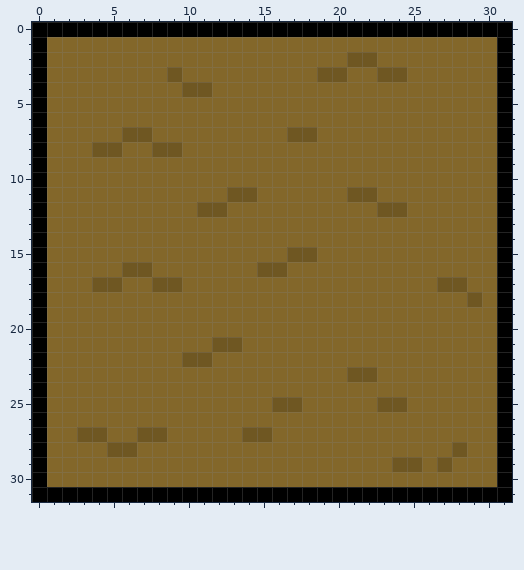
Two states of a pixel-art sprite, assets/tilemap/dry_soil.png. This is how it looked before the edit.
The file is 32x32 pixels. Colours within 5 levels of each other are drawn and written as one.
Once edited:
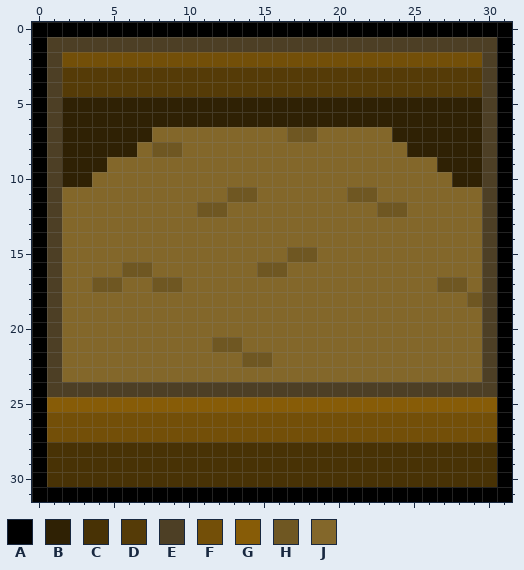
Palette (. is transparent): A #000000  B #2f2104  C #483205  D #553b07  E #4d3f25  F #734f08  G #875c07  H #6f5722  J #83672a
The commit says: Made the soil patches into boxes.
Difference:
@@ x 0..31 @@
  0 AAAAAAAAAAAAAAAAAAAAAAAAAAAAAAAA
- 1 AJJJJJJJJJJJJJJJJJJJJJJJJJJJJJJA
- 2 AJJJJJJJJJJJJJJJJJJJJHHJJJJJJJJA
- 3 AJJJJJJJJHJJJJJJJJJHHJJHHJJJJJJA
- 4 AJJJJJJJJJHHJJJJJJJJJJJJJJJJJJJA
- 5 AJJJJJJJJJJJJJJJJJJJJJJJJJJJJJJA
- 6 AJJJJJJJJJJJJJJJJJJJJJJJJJJJJJJA
- 7 AJJJJJHHJJJJJJJJJHHJJJJJJJJJJJJA
- 8 AJJJHHJJHHJJJJJJJJJJJJJJJJJJJJJA
- 9 AJJJJJJJJJJJJJJJJJJJJJJJJJJJJJJA
-10 AJJJJJJJJJJJJJJJJJJJJJJJJJJJJJJA
-11 AJJJJJJJJJJJJHHJJJJJJHHJJJJJJJJA
-12 AJJJJJJJJJJHHJJJJJJJJJJHHJJJJJJA
-13 AJJJJJJJJJJJJJJJJJJJJJJJJJJJJJJA
-14 AJJJJJJJJJJJJJJJJJJJJJJJJJJJJJJA
-15 AJJJJJJJJJJJJJJJJHHJJJJJJJJJJJJA
-16 AJJJJJHHJJJJJJJHHJJJJJJJJJJJJJJA
-17 AJJJHHJJHHJJJJJJJJJJJJJJJJJHHJJA
-18 AJJJJJJJJJJJJJJJJJJJJJJJJJJJJHJA
-19 AJJJJJJJJJJJJJJJJJJJJJJJJJJJJJJA
-20 AJJJJJJJJJJJJJJJJJJJJJJJJJJJJJJA
-21 AJJJJJJJJJJJHHJJJJJJJJJJJJJJJJJA
-22 AJJJJJJJJJHHJJJJJJJJJJJJJJJJJJJA
-23 AJJJJJJJJJJJJJJJJJJJJHHJJJJJJJJA
-24 AJJJJJJJJJJJJJJJJJJJJJJJJJJJJJJA
-25 AJJJJJJJJJJJJJJJHHJJJJJHHJJJJJJA
-26 AJJJJJJJJJJJJJJJJJJJJJJJJJJJJJJA
-27 AJJHHJJHHJJJJJHHJJJJJJJJJJJJJJJA
-28 AJJJJHHJJJJJJJJJJJJJJJJJJJJJHJJA
-29 AJJJJJJJJJJJJJJJJJJJJJJJHHJHJJJA
-30 AJJJJJJJJJJJJJJJJJJJJJJJJJJJJJJA
+ 1 AEEEEEEEEEEEEEEEEEEEEEEEEEEEEEEA
+ 2 AEFFFFFFFFFFFFFFFFFFFFFFFFFFFFEA
+ 3 AEDDDDDDDDDDDDDDDDDDDDDDDDDDDDEA
+ 4 AEDDDDDDDDDDDDDDDDDDDDDDDDDDDDEA
+ 5 AEBBBBBBBBBBBBBBBBBBBBBBBBBBBBEA
+ 6 AEBBBBBBBBBBBBBBBBBBBBBBBBBBBBEA
+ 7 AEBBBBBBJJJJJJJJJHHJJJJJBBBBBBEA
+ 8 AEBBBBBJHHJJJJJJJJJJJJJJJBBBBBEA
+ 9 AEBBBJJJJJJJJJJJJJJJJJJJJJJBBBEA
+10 AEBBJJJJJJJJJJJJJJJJJJJJJJJJBBEA
+11 AEJJJJJJJJJJJHHJJJJJJHHJJJJJJJEA
+12 AEJJJJJJJJJHHJJJJJJJJJJHHJJJJJEA
+13 AEJJJJJJJJJJJJJJJJJJJJJJJJJJJJEA
+14 AEJJJJJJJJJJJJJJJJJJJJJJJJJJJJEA
+15 AEJJJJJJJJJJJJJJJHHJJJJJJJJJJJEA
+16 AEJJJJHHJJJJJJJHHJJJJJJJJJJJJJEA
+17 AEJJHHJJHHJJJJJJJJJJJJJJJJJHHJEA
+18 AEJJJJJJJJJJJJJJJJJJJJJJJJJJJHEA
+19 AEJJJJJJJJJJJJJJJJJJJJJJJJJJJJEA
+20 AEJJJJJJJJJJJJJJJJJJJJJJJJJJJJEA
+21 AEJJJJJJJJJJHHJJJJJJJJJJJJJJJJEA
+22 AEJJJJJJJJJJJJHHJJJJJJJJJJJJJJEA
+23 AEJJJJJJJJJJJJJJJJJJJJJJJJJJJJEA
+24 AEEEEEEEEEEEEEEEEEEEEEEEEEEEEEEA
+25 AGGGGGGGGGGGGGGGGGGGGGGGGGGGGGGA
+26 AFFFFFFFFFFFFFFFFFFFFFFFFFFFFFFA
+27 AFFFFFFFFFFFFFFFFFFFFFFFFFFFFFFA
+28 ACCCCCCCCCCCCCCCCCCCCCCCCCCCCCCA
+29 ACCCCCCCCCCCCCCCCCCCCCCCCCCCCCCA
+30 ACCCCCCCCCCCCCCCCCCCCCCCCCCCCCCA
 31 AAAAAAAAAAAAAAAAAAAAAAAAAAAAAAAA
